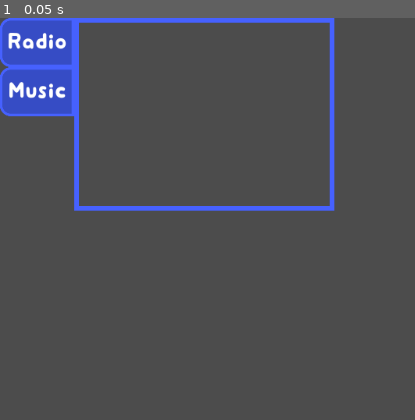
Above: before the commit, frame 1.
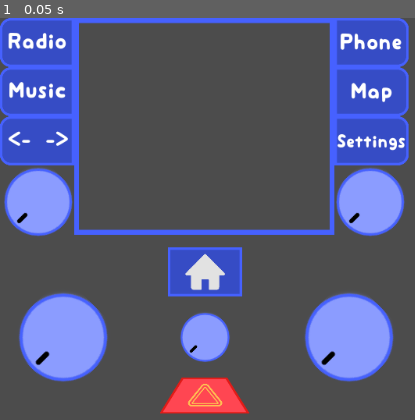
Above: after the commit, the same moment.

Repository: DJ9123/p2DomingoCookJoeyGloria
Game: Godot game, scene res://Scenes/dashboard.tscn
The game is run twice, just before and just after one commit, with the same random seed, the same clock (stepped at 60 frames per second) and the same inputs. The project has no main scene, so this scene is started directly.
Inputs:
- Up to frame 1 (0.05 s): no input

The runs differ from the first frame. In frame 1, 28% of the frame differs, in the area x 0-99%, y 0-99%.

Commit message:
Add central dashboard controls

Diff:
--- a/src/Scenes/dashboard.tscn
+++ b/src/Scenes/dashboard.tscn
@@ -6,28 +6,40 @@
 [ext_resource path="res://Sprites/dash-side-button.png" type="Texture" id=4]
 [ext_resource path="res://Sprites/dash-side-button_pressed.png" type="Texture" id=5]
 [ext_resource path="res://Fonts/mini-wakuwaku.otf" type="DynamicFontData" id=6]
+[ext_resource path="res://Sprites/dash-half1-side-button.png" type="Texture" id=7]
+[ext_resource path="res://Sprites/dash-half2-side-button_pressed.png" type="Texture" id=8]
+[ext_resource path="res://Sprites/dash-half1-side-button_pressed.png" type="Texture" id=9]
+[ext_resource path="res://Sprites/dash-half2-side-button.png" type="Texture" id=10]
+[ext_resource path="res://Sprites/knob.png" type="Texture" id=11]
+[ext_resource path="res://Scripts/knob.gd" type="Script" id=12]
+[ext_resource path="res://Sprites/home_pressed.png" type="Texture" id=13]
+[ext_resource path="res://Sprites/home.png" type="Texture" id=14]
+[ext_resource path="res://Sprites/warning_pressed.png" type="Texture" id=15]
+[ext_resource path="res://Sprites/warning.png" type="Texture" id=16]
 
 [sub_resource type="DynamicFont" id=1]
 size = 26
 font_data = ExtResource( 6 )
 
+[sub_resource type="DynamicFont" id=2]
+size = 21
+font_data = ExtResource( 6 )
+
+[sub_resource type="RectangleShape2D" id=3]
+extents = Vector2( 49.9624, 50.9133 )
+
 [node name="Node2D" type="Node2D"]
+__meta__ = {
+"_edit_vertical_guides_": [ 262.82 ]
+}
 
 [node name="NinePatchRect" type="NinePatchRect" parent="."]
-margin_left = 95.1234
-margin_top = 0.0580702
-margin_right = 428.123
-margin_bottom = 247.058
+margin_left = 95.0
+margin_right = 428.0
+margin_bottom = 278.0
 texture = ExtResource( 2 )
 region_rect = Rect2( 0, 0, 800, 600 )
 script = ExtResource( 3 )
-__meta__ = {
-"_edit_use_anchors_": false
-}
-
-[node name="VBoxContainer" type="VBoxContainer" parent="."]
-margin_right = 40.0
-margin_bottom = 40.0
 __meta__ = {
 "_edit_use_anchors_": false
 }
@@ -103,5 +115,505 @@
 __meta__ = {
 "_edit_use_anchors_": false
 }
+
+[node name="Previous" type="TextureButton" parent="."]
+margin_left = 0.00543499
+margin_top = 126.02
+margin_right = 48.0054
+margin_bottom = 189.02
+rect_pivot_offset = Vector2( -126.59, -80.8903 )
+texture_normal = ExtResource( 7 )
+texture_pressed = ExtResource( 9 )
+expand = true
+script = ExtResource( 1 )
+__meta__ = {
+"_edit_use_anchors_": false
+}
+
+[node name="CenterContainer" type="CenterContainer" parent="Previous"]
+margin_left = 3.0
+margin_top = 3.0
+margin_right = 48.0
+margin_bottom = 59.0
+rect_clip_content = true
+mouse_filter = 2
+__meta__ = {
+"_edit_use_anchors_": false
+}
+
+[node name="Label" type="Label" parent="Previous/CenterContainer"]
+margin_left = 7.0
+margin_top = 14.0
+margin_right = 37.0
+margin_bottom = 41.0
+custom_fonts/font = SubResource( 1 )
+text = "<-"
+__meta__ = {
+"_edit_use_anchors_": false
+}
+
+[node name="Next" type="TextureButton" parent="."]
+margin_left = 48.0054
+margin_top = 126.02
+margin_right = 95.0054
+margin_bottom = 189.02
+rect_pivot_offset = Vector2( -126.59, -80.8903 )
+texture_normal = ExtResource( 10 )
+texture_pressed = ExtResource( 8 )
+expand = true
+script = ExtResource( 1 )
+__meta__ = {
+"_edit_use_anchors_": false
+}
+
+[node name="CenterContainer" type="CenterContainer" parent="Next"]
+margin_left = 3.0
+margin_top = 3.0
+margin_right = 48.0
+margin_bottom = 59.0
+rect_clip_content = true
+mouse_filter = 2
+__meta__ = {
+"_edit_use_anchors_": false
+}
+
+[node name="Label" type="Label" parent="Next/CenterContainer"]
+margin_left = 7.0
+margin_top = 14.0
+margin_right = 37.0
+margin_bottom = 41.0
+custom_fonts/font = SubResource( 1 )
+text = "->"
+__meta__ = {
+"_edit_use_anchors_": false
+}
+
+[node name="Phone" type="TextureButton" parent="."]
+margin_left = 776.091
+margin_top = -0.166797
+margin_right = 871.091
+margin_bottom = 62.833
+rect_scale = Vector2( -1, 1 )
+rect_pivot_offset = Vector2( -126.59, -80.8903 )
+texture_normal = ExtResource( 4 )
+texture_pressed = ExtResource( 5 )
+expand = true
+script = ExtResource( 1 )
+__meta__ = {
+"_edit_use_anchors_": false
+}
+
+[node name="CenterContainer" type="CenterContainer" parent="Phone"]
+margin_left = 91.7215
+margin_top = 3.75086
+margin_right = 180.721
+margin_bottom = 59.7509
+rect_scale = Vector2( -1, 1 )
+rect_clip_content = true
+mouse_filter = 2
+__meta__ = {
+"_edit_use_anchors_": false
+}
+
+[node name="Label" type="Label" parent="Phone/CenterContainer"]
+margin_left = 3.0
+margin_top = 14.0
+margin_right = 84.0
+margin_bottom = 41.0
+custom_fonts/font = SubResource( 1 )
+text = "Phone"
+__meta__ = {
+"_edit_use_anchors_": false
+}
+
+[node name="Map" type="TextureButton" parent="."]
+margin_left = 776.091
+margin_top = 62.8332
+margin_right = 871.091
+margin_bottom = 125.833
+rect_scale = Vector2( -1, 1 )
+rect_pivot_offset = Vector2( -126.59, -80.8903 )
+texture_normal = ExtResource( 4 )
+texture_pressed = ExtResource( 5 )
+expand = true
+script = ExtResource( 1 )
+__meta__ = {
+"_edit_use_anchors_": false
+}
+
+[node name="CenterContainer" type="CenterContainer" parent="Map"]
+margin_left = 91.7215
+margin_top = 3.75086
+margin_right = 180.721
+margin_bottom = 59.7509
+rect_scale = Vector2( -1, 1 )
+rect_clip_content = true
+mouse_filter = 2
+__meta__ = {
+"_edit_use_anchors_": false
+}
+
+[node name="Label" type="Label" parent="Map/CenterContainer"]
+margin_left = 17.0
+margin_top = 14.0
+margin_right = 71.0
+margin_bottom = 41.0
+custom_fonts/font = SubResource( 1 )
+text = "Map"
+__meta__ = {
+"_edit_use_anchors_": false
+}
+
+[node name="Settings" type="TextureButton" parent="."]
+margin_left = 776.091
+margin_top = 125.833
+margin_right = 871.091
+margin_bottom = 188.833
+rect_scale = Vector2( -1, 1 )
+rect_pivot_offset = Vector2( -126.59, -80.8903 )
+texture_normal = ExtResource( 4 )
+texture_pressed = ExtResource( 5 )
+expand = true
+script = ExtResource( 1 )
+__meta__ = {
+"_edit_use_anchors_": false
+}
+
+[node name="CenterContainer" type="CenterContainer" parent="Settings"]
+margin_left = 92.0
+margin_top = 4.0
+margin_right = 180.0
+margin_bottom = 60.0
+rect_scale = Vector2( -1, 1 )
+rect_clip_content = true
+mouse_filter = 2
+__meta__ = {
+"_edit_use_anchors_": false
+}
+
+[node name="Label" type="Label" parent="Settings/CenterContainer"]
+margin_top = 17.0
+margin_right = 88.0
+margin_bottom = 39.0
+custom_fonts/font = SubResource( 2 )
+text = "Settings"
+__meta__ = {
+"_edit_use_anchors_": false
+}
+
+[node name="Home" type="TextureButton" parent="."]
+margin_left = 214.645
+margin_top = 293.893
+margin_right = 309.645
+margin_bottom = 356.893
+rect_pivot_offset = Vector2( -126.59, -80.8903 )
+texture_normal = ExtResource( 14 )
+texture_pressed = ExtResource( 13 )
+expand = true
+script = ExtResource( 1 )
+__meta__ = {
+"_edit_use_anchors_": false
+}
+
+[node name="CenterContainer" type="CenterContainer" parent="Home"]
+margin_left = 3.0
+margin_top = 3.0
+margin_right = 92.0
+margin_bottom = 59.0
+rect_clip_content = true
+mouse_filter = 2
+__meta__ = {
+"_edit_use_anchors_": false
+}
+
+[node name="Label" type="Label" parent="Home/CenterContainer"]
+visible = false
+margin_left = 9.0
+margin_top = 14.0
+margin_right = 80.0
+margin_bottom = 41.0
+custom_fonts/font = SubResource( 1 )
+text = "Home"
+__meta__ = {
+"_edit_use_anchors_": false
+}
+
+[node name="Volume_Control" type="Area2D" parent="."]
+position = Vector2( 49, 236 )
+rotation = -2.35619
+scale = Vector2( 0.865, 0.865 )
+script = ExtResource( 12 )
+
+[node name="Label" type="Label" parent="Volume_Control"]
+visible = false
+margin_right = 101.0
+margin_bottom = 14.0
+text = "Volume_Control"
+__meta__ = {
+"_edit_use_anchors_": false
+}
+
+[node name="Sprite" type="Sprite" parent="Volume_Control"]
+texture = ExtResource( 11 )
+
+[node name="CollisionShape2D" type="CollisionShape2D" parent="Volume_Control"]
+visible = false
+rotation = 2.35619
+shape = SubResource( 3 )
+
+[node name="CenterContainer" type="CenterContainer" parent="Volume_Control"]
+visible = false
+margin_left = 27.0265
+margin_top = -0.838074
+margin_right = 67.0265
+margin_bottom = 39.1619
+rect_rotation = 135.0
+__meta__ = {
+"_edit_use_anchors_": false
+}
+
+[node name="Label" type="Label" parent="Volume_Control/CenterContainer"]
+margin_left = 15.0
+margin_top = 12.0
+margin_right = 23.0
+margin_bottom = 26.0
+text = "0"
+__meta__ = {
+"_edit_use_anchors_": false
+}
+
+[node name="Radio_Control" type="Area2D" parent="."]
+position = Vector2( 474, 236 )
+rotation = -2.35619
+scale = Vector2( 0.865, 0.865 )
+script = ExtResource( 12 )
+
+[node name="Label" type="Label" parent="Radio_Control"]
+visible = false
+margin_left = 347.421
+margin_top = -347.424
+margin_right = 448.421
+margin_bottom = -333.424
+text = "Radio_Control"
+__meta__ = {
+"_edit_use_anchors_": false
+}
+
+[node name="Sprite" type="Sprite" parent="Radio_Control"]
+texture = ExtResource( 11 )
+
+[node name="CollisionShape2D" type="CollisionShape2D" parent="Radio_Control"]
+visible = false
+rotation = 2.35619
+shape = SubResource( 3 )
+
+[node name="CenterContainer" type="CenterContainer" parent="Radio_Control"]
+visible = false
+margin_left = 27.0265
+margin_top = -0.838074
+margin_right = 67.0265
+margin_bottom = 39.1619
+rect_rotation = 135.0
+__meta__ = {
+"_edit_use_anchors_": false
+}
+
+[node name="Label" type="Label" parent="Radio_Control/CenterContainer"]
+margin_left = 15.0
+margin_top = 12.0
+margin_right = 23.0
+margin_bottom = 26.0
+text = "0"
+__meta__ = {
+"_edit_use_anchors_": false
+}
+
+[node name="Temperature" type="Area2D" parent="."]
+position = Vector2( 81, 409.511 )
+rotation = -2.35619
+scale = Vector2( 1.125, 1.125 )
+script = ExtResource( 12 )
+
+[node name="Label" type="Label" parent="Temperature"]
+visible = false
+margin_left = 129.172
+margin_top = 88.9446
+margin_right = 230.172
+margin_bottom = 102.945
+text = "Temperature"
+__meta__ = {
+"_edit_use_anchors_": false
+}
+
+[node name="Sprite" type="Sprite" parent="Temperature"]
+texture = ExtResource( 11 )
+
+[node name="CollisionShape2D" type="CollisionShape2D" parent="Temperature"]
+visible = false
+rotation = 2.35619
+shape = SubResource( 3 )
+
+[node name="CenterContainer" type="CenterContainer" parent="Temperature"]
+visible = false
+margin_left = 27.0265
+margin_top = -0.838074
+margin_right = 67.0265
+margin_bottom = 39.1619
+rect_rotation = 135.0
+__meta__ = {
+"_edit_use_anchors_": false
+}
+
+[node name="Label" type="Label" parent="Temperature/CenterContainer"]
+margin_left = 15.0
+margin_top = 12.0
+margin_right = 23.0
+margin_bottom = 26.0
+text = "0"
+__meta__ = {
+"_edit_use_anchors_": false
+}
+
+[node name="Air_Flow" type="Area2D" parent="."]
+position = Vector2( 262.435, 409.511 )
+rotation = -2.35619
+scale = Vector2( 0.625, 0.625 )
+script = ExtResource( 12 )
+
+[node name="Label" type="Label" parent="Air_Flow"]
+visible = false
+margin_left = 437.779
+margin_top = -45.1708
+margin_right = 538.779
+margin_bottom = -31.1708
+text = "Air_Flow"
+__meta__ = {
+"_edit_use_anchors_": false
+}
+
+[node name="CollisionShape2D" type="CollisionShape2D" parent="Air_Flow"]
+visible = false
+rotation = 2.35619
+shape = SubResource( 3 )
+
+[node name="Sprite" type="Sprite" parent="Air_Flow"]
+texture = ExtResource( 11 )
+
+[node name="CenterContainer" type="CenterContainer" parent="Air_Flow"]
+visible = false
+margin_left = 27.0265
+margin_top = -0.838074
+margin_right = 67.0265
+margin_bottom = 39.1619
+rect_rotation = 135.0
+__meta__ = {
+"_edit_use_anchors_": false
+}
+
+[node name="Label" type="Label" parent="Air_Flow/CenterContainer"]
+margin_left = 15.0
+margin_top = 12.0
+margin_right = 23.0
+margin_bottom = 26.0
+text = "0"
+__meta__ = {
+"_edit_use_anchors_": false
+}
+
+[node name="Air_Speed" type="Area2D" parent="."]
+position = Vector2( 446.892, 409.511 )
+rotation = -2.35619
+scale = Vector2( 1.125, 1.125 )
+script = ExtResource( 12 )
+
+[node name="Label" type="Label" parent="Air_Speed"]
+visible = false
+margin_left = 359.149
+margin_top = -141.034
+margin_right = 460.149
+margin_bottom = -127.034
+text = "Air_Speed"
+__meta__ = {
+"_edit_use_anchors_": false
+}
+
+[node name="Sprite" type="Sprite" parent="Air_Speed"]
+texture = ExtResource( 11 )
+
+[node name="CollisionShape2D" type="CollisionShape2D" parent="Air_Speed"]
+visible = false
+rotation = 2.35619
+shape = SubResource( 3 )
+
+[node name="CenterContainer" type="CenterContainer" parent="Air_Speed"]
+visible = false
+margin_left = 27.0265
+margin_top = -0.838074
+margin_right = 67.0265
+margin_bottom = 39.1619
+rect_rotation = 135.0
+__meta__ = {
+"_edit_use_anchors_": false
+}
+
+[node name="Label" type="Label" parent="Air_Speed/CenterContainer"]
+margin_left = 15.0
+margin_top = 12.0
+margin_right = 23.0
+margin_bottom = 26.0
+text = "0"
+__meta__ = {
+"_edit_use_anchors_": false
+}
+
+[node name="Warning" type="TextureButton" parent="."]
+margin_left = 204.645
+margin_top = 460.893
+margin_right = 299.645
+margin_bottom = 523.893
+rect_scale = Vector2( 1.196, 0.732 )
+texture_normal = ExtResource( 16 )
+texture_pressed = ExtResource( 15 )
+expand = true
+script = ExtResource( 1 )
+__meta__ = {
+"_edit_use_anchors_": false
+}
+
+[node name="CenterContainer" type="CenterContainer" parent="Warning"]
+margin_left = 3.0
+margin_top = 3.0
+margin_right = 92.0
+margin_bottom = 59.0
+rect_clip_content = true
+mouse_filter = 2
+__meta__ = {
+"_edit_use_anchors_": false
+}
+
+[node name="Label" type="Label" parent="Warning/CenterContainer"]
+visible = false
+margin_left = -11.0
+margin_top = 14.0
+margin_right = 100.0
+margin_bottom = 41.0
+custom_fonts/font = SubResource( 1 )
+text = "Warning"
+__meta__ = {
+"_edit_use_anchors_": false
+}
 [connection signal="pressed" from="Radio" to="Radio" method="_on_Button_pressed"]
 [connection signal="pressed" from="Music" to="Music" method="_on_Button_pressed"]
+[connection signal="pressed" from="Previous" to="Previous" method="_on_Button_pressed"]
+[connection signal="pressed" from="Next" to="Next" method="_on_Button_pressed"]
+[connection signal="pressed" from="Phone" to="Phone" method="_on_Button_pressed"]
+[connection signal="pressed" from="Map" to="Map" method="_on_Button_pressed"]
+[connection signal="pressed" from="Settings" to="Settings" method="_on_Button_pressed"]
+[connection signal="pressed" from="Home" to="Home" method="_on_Button_pressed"]
+[connection signal="input_event" from="Volume_Control" to="Volume_Control" method="_on_LeftKnob_input_event"]
+[connection signal="input_event" from="Radio_Control" to="Radio_Control" method="_on_LeftKnob_input_event"]
+[connection signal="input_event" from="Temperature" to="Temperature" method="_on_LeftKnob_input_event"]
+[connection signal="input_event" from="Air_Flow" to="Air_Flow" method="_on_LeftKnob_input_event"]
+[connection signal="input_event" from="Air_Speed" to="Air_Speed" method="_on_LeftKnob_input_event"]
+[connection signal="activated" from="Warning" to="NinePatchRect" method="_on_Warning_activated"]
+[connection signal="pressed" from="Warning" to="Warning" method="_on_Button_pressed"]
--- a/src/Scripts/dash-button.gd
+++ b/src/Scripts/dash-button.gd
@@ -8,14 +8,14 @@
 
 # Called when the node enters the scene tree for the first time.
 func _ready():
-	self.label_text = $"CenterContainer/Label".text
+	self.label_text = $CenterContainer/Label.text
 
 
 # Called every frame. 'delta' is the elapsed time since the previous frame.
 #func _process(delta):
 #	pass
 
-signal my_signal
+signal activated
 
 func _on_Button_pressed():
-	emit_signal("my_signal", self)
+	emit_signal("activated", self)
--- a/src/Scripts/dashboard.gd
+++ b/src/Scripts/dashboard.gd
@@ -5,17 +5,48 @@
 # var a = 2
 # var b = "text"
 
+var buttons = {
+	"Radio": null,
+	"Music": null,
+	"Previous": null,
+	"Next": null,
+	"Phone": null,
+	"Map": null,
+	"Settings": null,
+	"Home": null,
+}
+
+var knobs = {
+	"Volume_Control": null,
+	"Radio_Control": null,
+	"Temperature": null,
+	"Air_Flow": null,
+	"Air_Speed": null,
+}
+
+signal emergency
 
 # Called when the node enters the scene tree for the first time.
 func _ready():
-	var music = get_tree().get_root().find_node("Music",true,false)
-	var radio = get_tree().get_root().find_node("Radio",true,false)
-	radio.connect("my_signal",self,"dash_click")
-	music.connect("my_signal",self,"dash_click")
+	for button in buttons.keys():
+		buttons[button] = get_tree().get_root().find_node(button,true,false)
+		buttons[button].connect("activated",self,"_on_dash_click")
 
-func dash_click(button):
-	print("ayy", button, button.label_text)
+	for knob in knobs.keys():
+		knobs[knob] = get_tree().get_root().find_node(knob,true,false)
+		knobs[knob].connect("rotation",self,"_on_knob_rotation")
 
 # Called every frame. 'delta' is the elapsed time since the previous frame.
 #func _process(delta):
 #	pass
+
+func _on_dash_click(button):
+	print(button, button.label_text)
+
+func _on_knob_rotation(knob, rot):
+	print(knob.label_text, rot)
+
+
+func _on_Warning_activated(button):
+	print("emitting emergency")
+	emit_signal("emergency", button)
--- /dev/null
+++ b/src/Scripts/knob.gd
@@ -0,0 +1,39 @@
+extends Area2D
+
+var start_pos = Vector2()
+var start_rot
+
+var min_rot = 0
+var max_rot = 270
+var sensitivity = 0.5 # higher = more sensitive
+
+var label_text = ""
+
+signal rotation
+
+func _ready():
+	self.label_text = $Label.text
+	set_process(false)
+
+func _process(delta):
+	var distance = start_pos - get_global_mouse_position()
+	var knob_rot = start_rot + distance.y * sensitivity # change distance.y to distance.x for horizontal control
+
+	if knob_rot < min_rot:
+		knob_rot = min_rot
+	elif knob_rot > max_rot:
+		knob_rot = max_rot
+
+	if ($Sprite.rotation_degrees != knob_rot):
+		$Sprite.rotation_degrees = knob_rot
+		$CenterContainer/Label.text = str(round(knob_rot))
+		emit_signal("rotation", self, knob_rot)
+
+	if Input.is_action_just_released("click"):
+		set_process(false)
+
+func _on_LeftKnob_input_event(viewport, event, shape_idx):
+	if event.is_action_pressed("click"):
+		start_pos = get_global_mouse_position()
+		start_rot = $Sprite.rotation_degrees
+		set_process(true)
--- a/src/project.godot
+++ b/src/project.godot
@@ -18,6 +18,14 @@
 config/name="HCI Project 2"
 config/icon="res://icon.png"
 
+[input]
+
+click={
+"deadzone": 0.5,
+"events": [ Object(InputEventMouseButton,"resource_local_to_scene":false,"resource_name":"","device":0,"alt":false,"shift":false,"control":false,"meta":false,"command":false,"button_mask":0,"position":Vector2( 0, 0 ),"global_position":Vector2( 0, 0 ),"factor":1.0,"button_index":1,"pressed":false,"doubleclick":false,"script":null)
+ ]
+}
+
 [rendering]
 
 environment/default_environment="res://default_env.tres"
Not shown: 1 places in src/Scenes/dashboard.tscn that only renumber resources
Binary file added: src/Sprites/dash-half1-side-button.png
Not shown, added: src/Sprites/dash-half1-side-button.png.import
Binary file added: src/Sprites/dash-half1-side-button_pressed.png
Not shown, added: src/Sprites/dash-half1-side-button_pressed.png.import
Binary file added: src/Sprites/dash-half2-side-button.png
Not shown, added: src/Sprites/dash-half2-side-button.png.import
Binary file added: src/Sprites/dash-half2-side-button_pressed.png
Not shown, added: src/Sprites/dash-half2-side-button_pressed.png.import
Binary file added: src/Sprites/home.png
Not shown, added: src/Sprites/home.png.import
Binary file added: src/Sprites/home_pressed.png
(and 7 more such lines)
